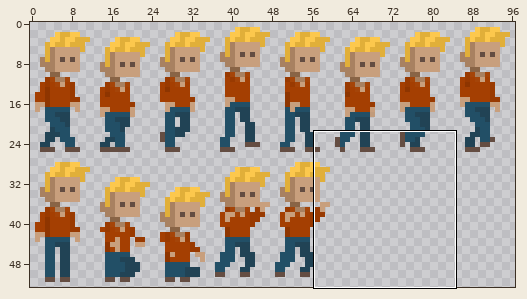
Sprite sheet -- assets/dude.png. Above, an overview of the earlier version with the close-up marked.
Close-up. Before the commit:
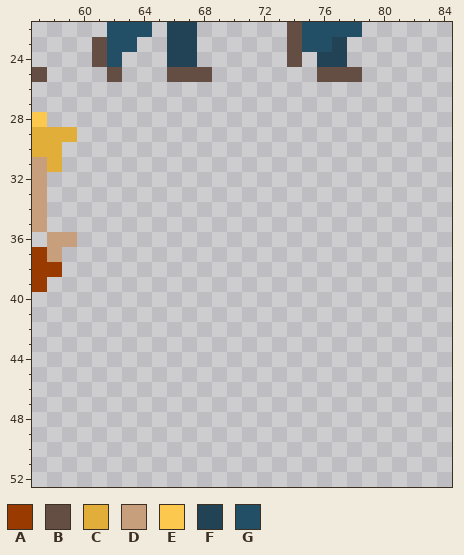
The file is 88x50 pixels. Pixels under 10% opacity are left out. Colours within 5 levels of each other are drawn and written as one. Shown: x 57..84, y 22..52. The old version is drawn lined up with the new one.
Palette (. is transparent): A #993a01  B #644d42  C #e1af39  D #c89f7d  E #fcc84d  F #214355  G #224f66
Pixels before, first column x 57:
22 .....GGG.FF......BGGGG
23 ....BGG..FF......BGGF.
24 ....BG...FF......B.FF.
25 B....B...BBB.......BBB
26 ......................
27 ......................
28 E.....................
29 CCC...................
30 CC....................
31 DC....................
32 D.....................
33 D.....................
34 D.....................
35 D.....................
36 .DD...................
37 AD....................
38 AA....................
39 A.....................
After the commit:
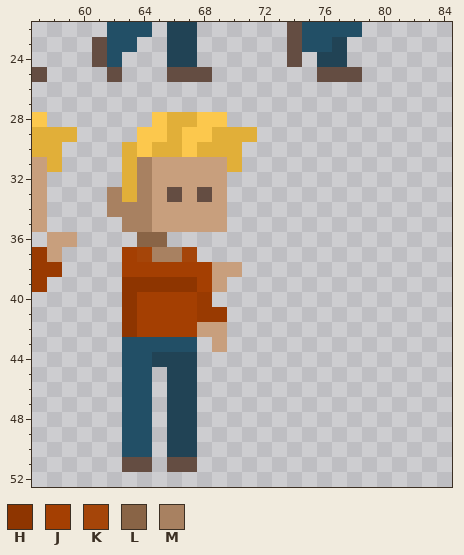
Colours new in this view: H #8e3500  J #a43f02  K #a54509  L #896446  M #a88161
What changed:
canvas 88x50 -> 97x53; drawings rearranged on the sheet (the old picture shows each at its new place)
Changed rows in their new state; - is an unchanged pixel.
first column x 62:
28 ---ECCEE--
29 --EECEECCC
30 -CECCECCC-
31 -CMDDDDDC-
32 -CMDDDDD--
33 MCMDBDBD--
34 MMMDDDDD--
35 -MMDDDDD--
36 --LL------
37 -JKMMK----
38 -JJJJJJDD-
39 -HHHHHJD--
40 -HJJJJA---
41 -HJJJJAA--
42 -HJJJJDD--
43 -GGGGG-D--
44 -GGFFF----
45 -GG-FF----
46 -GG-FF----
47 -GG-FF----
48 -GG-FF----
49 -GG-FF----
50 -GG-FF----
51 -BB-BB----
Pixel boxes of the changes (left, top, right, bottom) in both close-ups:
added: (107, 112, 257, 472)
